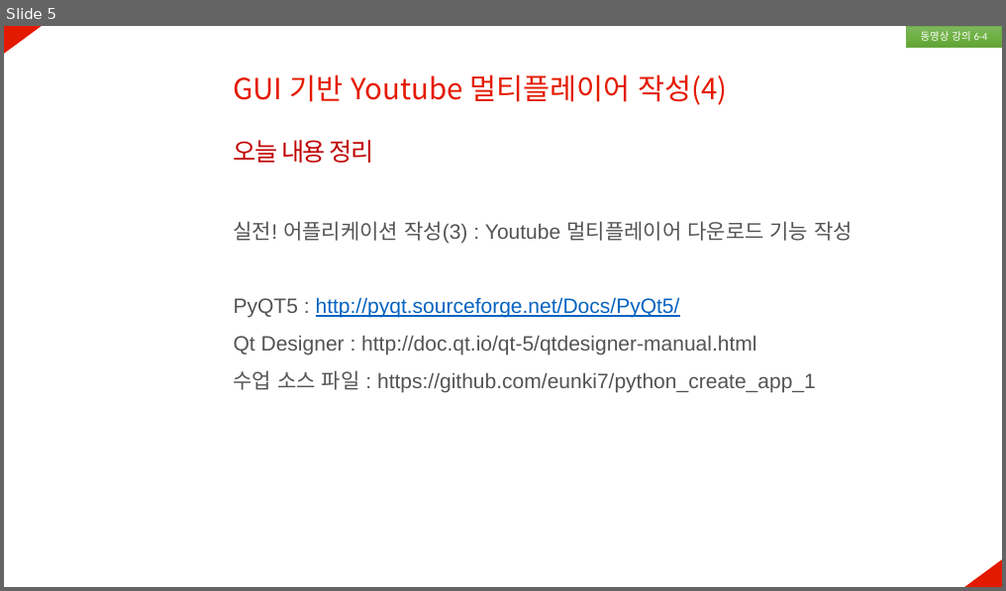
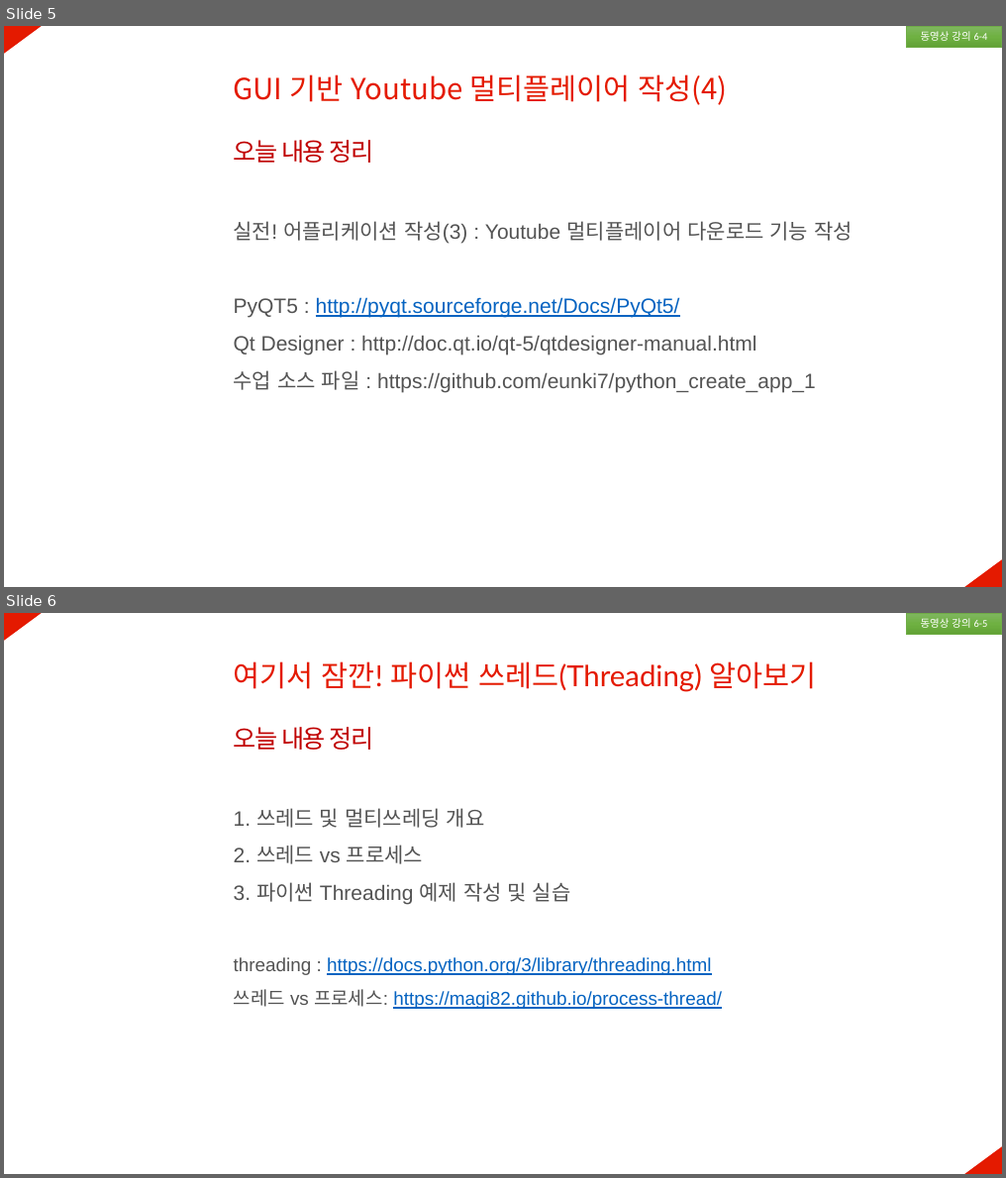
Before and after one commit to eunki7/python_create_app_1, a slide deck: section6/챕터6 강의 PPT.pptx. Shown one above the other, each under a label of ours: slide 5 before the commit, slides 5 and 6 after it. The pictures are 1006x591 and 1006x1178 pixels, drawn with LibreOffice and Linux fonts; fonts in the diff are those of the drawing. Boxes give left, top, right and bottom in pixels: in the first picture for what was removed or moved away, otherwise in the second. Text is boxed around its words. In the diff, an @@ line names an element or a change of style, - is before the commit and + after.

```diff
--- a/section6/챕터6 강의 PPT.pptx
+++ b/section6/챕터6 강의 PPT.pptx
@@ slide 6 added at [4,613,1002,1174], background #FFFFFF; not listed: 2 template elements that a slide beside it also shows @@
@@ rectangle added at [906,613,1002,635], fill gradient #81B861 to #6FB242 to #62A336, outline #70AD47 0.5 pt, 10 pt, text #FFFFFF @@
+동영상 강의 6-5
@@ text added at [234,662,817,750], 28 pt, text #E41A00 @@
+여기서 잠깐! 파이썬 쓰레드(Threading) 알아보기
+오늘 내용 정리
@@ text added at [234,808,722,1009], 18 pt, text #0563C1, underline @@
+1. 쓰레드 및 멀티쓰레딩 개요
+2. 쓰레드 vs 프로세스
+3. 파이썬 Threading 예제 작성 및 실습
+threading : https://docs.python.org/3/library/threading.html
+쓰레드 vs 프로세스: https://magi82.github.io/process-thread/
```
Also in this commit, not shown: 3 other slides added, 14 other files.
